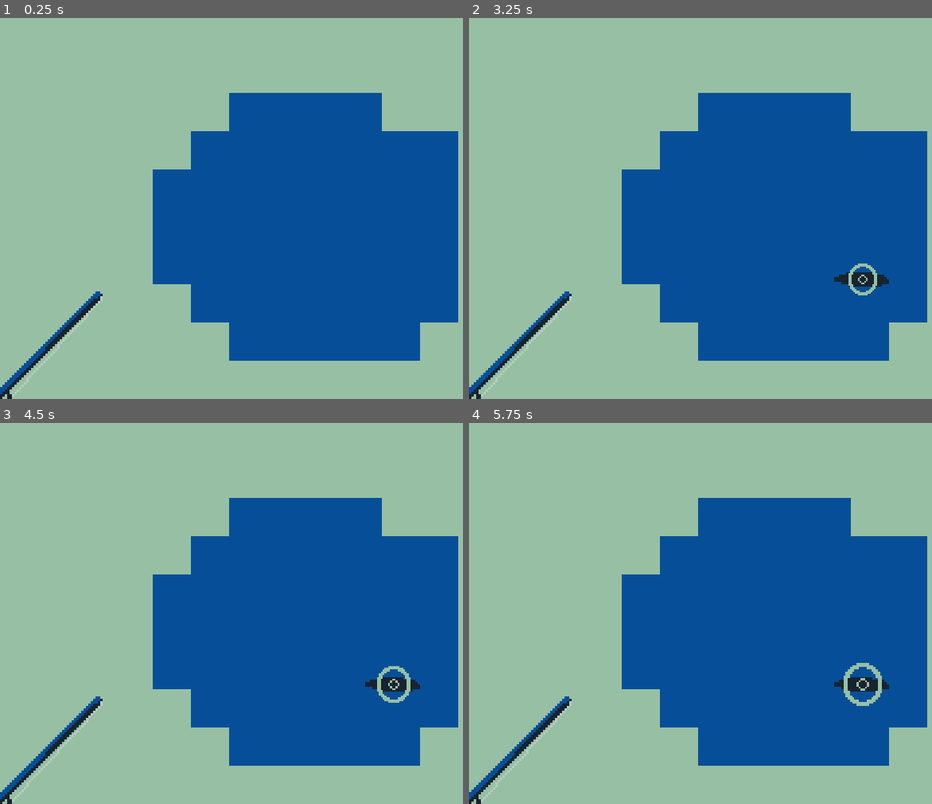
Above: before the commit, frames 1-4 (two rows, left to right).
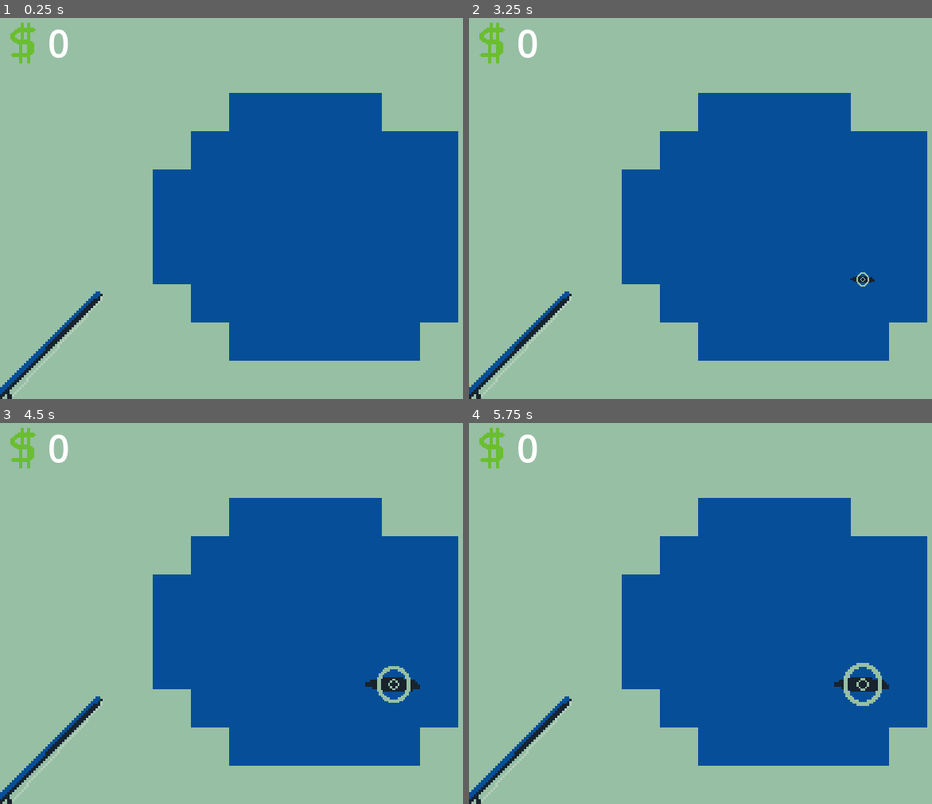
Above: after the commit, the same moments.

Repository: mathew-tran/fish-clicker
Game: Godot game, scene res://Scenes/Main.tscn
Same seed, same stepped clock (60 frames per second), same inputs: the game is played once before the commit and once after it.
Inputs:
- Up to frame 1 (0.25 s): no input
- Up to frame 2 (3.25 s): tap Enter at 0.5, 2 s; tap Space at 1.25, 2.75 s
- Up to frame 3 (4.5 s): no input
- Up to frame 4 (5.75 s): tap Enter at 5 s

The runs differ from the first frame. In frame 1, 0.5% of the frame differs, in the area x 2-15%, y 1-12%; in frame 2, 0.9%, in the area x 2-91%, y 1-73%; in frame 3, 0.5%; in frame 4, 0.5%.

Commit message:
player can get different fish, and get money from collecting fish

Diff:
--- /dev/null
+++ b/fishclicker/Prefabs/UI/MoneyUI.tscn
@@ -0,0 +1,21 @@
+[gd_scene load_steps=3 format=3 uid="uid://cs6oynhlgroby"]
+
+[ext_resource type="Texture2D" uid="uid://b2xdh1xgrnr8j" path="res://Art/Ui/Money.png" id="1_h38pi"]
+[ext_resource type="Script" path="res://Scripts/UI/MoneyUI.gd" id="1_hrhlg"]
+
+[node name="MoneyUI" type="HBoxContainer"]
+offset_right = 48.0
+offset_bottom = 23.0
+theme_override_constants/separation = 0
+script = ExtResource("1_hrhlg")
+
+[node name="TextureRect" type="TextureRect" parent="."]
+custom_minimum_size = Vector2(20, 20)
+layout_mode = 2
+texture = ExtResource("1_h38pi")
+expand_mode = 4
+stretch_mode = 5
+
+[node name="Label" type="Label" parent="."]
+layout_mode = 2
+text = "100"
--- /dev/null
+++ b/fishclicker/Prefabs/UI/PlayerUI.tscn
@@ -0,0 +1,11 @@
+[gd_scene load_steps=3 format=3 uid="uid://duugweocsasug"]
+
+[ext_resource type="PackedScene" uid="uid://cs6oynhlgroby" path="res://Prefabs/UI/MoneyUI.tscn" id="1_ihkin"]
+[ext_resource type="Script" path="res://Scripts/GameManager.gd" id="2_53om5"]
+
+[node name="CanvasLayer" type="CanvasLayer"]
+
+[node name="GameManager" type="Node" parent="." groups=["GameManager"]]
+script = ExtResource("2_53om5")
+
+[node name="MoneyUI" parent="." instance=ExtResource("1_ihkin")]
--- a/fishclicker/Resources/FishData.gd
+++ b/fishclicker/Resources/FishData.gd
@@ -3,6 +3,7 @@
 class_name FishData
 
 enum SIZE {
+	EXTRA_SMALL,
 	SMALL,
 	LARGE
 }
@@ -13,3 +14,4 @@
 @export var FishID = "A000"
 @export var Tugs = 3
 @export var TimeLimit = 5.0
+@export var Cost = 0
--- a/fishclicker/Resources/Levels/Pond/P001_GoldFish.tres
+++ b/fishclicker/Resources/Levels/Pond/P001_GoldFish.tres
@@ -7,7 +7,8 @@
 script = ExtResource("1_clxro")
 FishImage = ExtResource("1_mwbec")
 FishName = "Goldfish"
-FishSize = 0
-FishID = "P000"
+FishSize = 1
+FishID = "P001"
 Tugs = 3
 TimeLimit = 5.0
+Cost = 2
--- /dev/null
+++ b/fishclicker/Resources/Levels/Pond/P002_BlueTang.tres
@@ -0,0 +1,14 @@
+[gd_resource type="Resource" script_class="FishData" load_steps=3 format=3 uid="uid://dgi7idvdqjjto"]
+
+[ext_resource type="Texture2D" uid="uid://bwvwr53baf6bi" path="res://Art/Sprites/Fish/Detail/BlueTang.png" id="1_xq5ce"]
+[ext_resource type="Script" path="res://Resources/FishData.gd" id="2_kgjxv"]
+
+[resource]
+script = ExtResource("2_kgjxv")
+FishImage = ExtResource("1_xq5ce")
+FishName = "Blue Tang"
+FishSize = 0
+FishID = "P002"
+Tugs = 12
+TimeLimit = 10.0
+Cost = 8
--- /dev/null
+++ b/fishclicker/Resources/Levels/Pond/P003_JellyFish.tres
@@ -0,0 +1,14 @@
+[gd_resource type="Resource" script_class="FishData" load_steps=3 format=3 uid="uid://bgub87y8wwqch"]
+
+[ext_resource type="Texture2D" uid="uid://pf5nqcnwn0hf" path="res://Art/Sprites/Fish/Detail/JellyFish.png" id="1_44l0o"]
+[ext_resource type="Script" path="res://Resources/FishData.gd" id="2_6ptyu"]
+
+[resource]
+script = ExtResource("2_6ptyu")
+FishImage = ExtResource("1_44l0o")
+FishName = "Jelly Fish"
+FishSize = 2
+FishID = "P003"
+Tugs = 3
+TimeLimit = 2.0
+Cost = 20
--- a/fishclicker/Scenes/Main.tscn
+++ b/fishclicker/Scenes/Main.tscn
@@ -1,9 +1,14 @@
-[gd_scene load_steps=7 format=3 uid="uid://bl5yukd27xnaw"]
+[gd_scene load_steps=12 format=3 uid="uid://bl5yukd27xnaw"]
 
 [ext_resource type="Texture2D" uid="uid://cmac1n1xjmu75" path="res://Art/Sprites/Environment.png" id="1_ucgu0"]
 [ext_resource type="PackedScene" uid="uid://dh11xq6bpg5aq" path="res://Prefabs/FishingRod.tscn" id="2_5uww4"]
 [ext_resource type="PackedScene" uid="uid://qdxgrfsmk8dm" path="res://Prefabs/SpawnMarker.tscn" id="3_4ctxt"]
 [ext_resource type="PackedScene" uid="uid://danivpwggton7" path="res://Prefabs/FishSpawner.tscn" id="5_q0kc4"]
+[ext_resource type="Script" path="res://Resources/FishData.gd" id="5_r6dp6"]
+[ext_resource type="Resource" uid="uid://byl4nrhgkmfeb" path="res://Resources/Levels/Pond/P001_GoldFish.tres" id="6_1muhm"]
+[ext_resource type="Resource" uid="uid://dgi7idvdqjjto" path="res://Resources/Levels/Pond/P002_BlueTang.tres" id="7_e7tr6"]
+[ext_resource type="Resource" uid="uid://bgub87y8wwqch" path="res://Resources/Levels/Pond/P003_JellyFish.tres" id="8_bg2hj"]
+[ext_resource type="PackedScene" uid="uid://duugweocsasug" path="res://Prefabs/UI/PlayerUI.tscn" id="9_ra0ju"]
 
 [sub_resource type="TileSetAtlasSource" id="TileSetAtlasSource_eykgf"]
 texture = ExtResource("1_ucgu0")
@@ -83,3 +88,8 @@
 position = Vector2(115, 119)
 
 [node name="FishSpawner" parent="." instance=ExtResource("5_q0kc4")]
+CommonPool = Array[ExtResource("5_r6dp6")]([ExtResource("6_1muhm")])
+RarePool = Array[ExtResource("5_r6dp6")]([ExtResource("7_e7tr6")])
+LegendaryPool = Array[ExtResource("5_r6dp6")]([ExtResource("8_bg2hj")])
+
+[node name="CanvasLayer" parent="." instance=ExtResource("9_ra0ju")]
--- /dev/null
+++ b/fishclicker/Scripts/Autoload/Finder.gd
@@ -0,0 +1,4 @@
+extends Node
+
+func GetGameManager():
+	return get_tree().get_nodes_in_group("GameManager")[0]
--- a/fishclicker/Scripts/Fish.gd
+++ b/fishclicker/Scripts/Fish.gd
@@ -15,12 +15,22 @@
 signal Dead
 signal Caught
 
+var FishDataReference : FishData
+
+func _enter_tree():
+	scale = Vector2.ZERO
+	var tween = get_tree().create_tween()
+	tween.tween_property(self, "scale", Vector2.ONE, .3)
+
 func Setup(fishData : FishData):
 	ClickAmount = fishData.Tugs + randi_range(0, 3)
 	$RunAwayTimer.wait_time = fishData.TimeLimit + randf_range(1, 5)
 	$DetailedFish.texture = fishData.FishImage
+	FishDataReference = fishData
 
 	match fishData.FishSize:
+		FishData.SIZE.EXTRA_SMALL:
+			$FishSprite.texture = load("res://Art/Sprites/Fish/ExtraSmall.png")
 		FishData.SIZE.SMALL:
 			$FishSprite.texture = load("res://Art/Sprites/Fish/Small.png")
 		FishData.SIZE.LARGE:
@@ -43,7 +53,12 @@
 				CurrentState = STATE.COMPLETE
 				$FishSprite/AnimationPlayer.stop()
 				$SplashAnim.stop()
+				$DetailedFish.scale = Vector2.ZERO
 				$DetailedFish.visible = true
+				var fishTween = get_tree().create_tween()
+				fishTween.tween_property($DetailedFish, "scale", Vector2.ONE, .1)
+				await fishTween.finished
+				Finder.GetGameManager().AddMoney(FishDataReference.Cost)
 				$SplashAnim.visible = false
 				$FishSprite.visible = false
 				$RunAwayTimer.stop()
@@ -61,6 +76,7 @@
 	return $FishSprite
 
 
+
 func _on_complete_timer_timeout():
 	queue_free()
 
--- a/fishclicker/Scripts/FishSpawner.gd
+++ b/fishclicker/Scripts/FishSpawner.gd
@@ -2,6 +2,9 @@
 
 class_name FishSpawner
 
+@export var CommonPool : Array[FishData]
+@export var RarePool : Array[FishData]
+@export var LegendaryPool : Array[FishData]
 func _ready():
 	DetermineTime()
 
@@ -18,11 +21,22 @@
 	Spawns.shuffle()
 	var newSpawn = Spawns[0].global_position
 	var fishInstance = load("res://Prefabs/Fish.tscn").instantiate() as Fish
-	fishInstance.Setup(load("res://Resources/Levels/Pond/P001_GoldFish.tres"))
+	fishInstance.Setup(GetRandomFish())
 	fishInstance.global_position = newSpawn
 	add_child(fishInstance)
 	fishInstance.Dead.connect(OnFishDead)
 	fishInstance.Caught.connect(OnFishCaught)
+
+func GetRandomFish() -> FishData:
+	var result = randi() % 100
+	if result <= 70:
+		CommonPool.shuffle()
+		return CommonPool[0]
+	if result <= 95:
+		RarePool.shuffle()
+		return RarePool[0]
+	LegendaryPool.shuffle()
+	return LegendaryPool[0]
 
 func OnFishDead():
 	DetermineTime()
--- /dev/null
+++ b/fishclicker/Scripts/GameManager.gd
@@ -0,0 +1,15 @@
+extends Node
+
+class_name GameManager
+
+var Money = 0
+
+signal MoneyUpdate(amount)
+
+func _ready():
+	await get_tree().process_frame
+	AddMoney(0)
+
+func AddMoney(amount):
+	Money += amount
+	MoneyUpdate.emit(Money)
--- /dev/null
+++ b/fishclicker/Scripts/UI/MoneyUI.gd
@@ -0,0 +1,8 @@
+extends HBoxContainer
+
+
+func _ready():
+	Finder.GetGameManager().MoneyUpdate.connect(OnMoneyUpdate)
+
+func OnMoneyUpdate(amount):
+	$Label.text = str(amount)
--- a/fishclicker/project.godot
+++ b/fishclicker/project.godot
@@ -15,6 +15,10 @@
 config/features=PackedStringArray("4.3", "Forward Plus")
 config/icon="res://icon.svg"
 
+[autoload]
+
+Finder="*res://Scripts/Autoload/Finder.gd"
+
 [display]
 
 window/size/viewport_width=240
Binary file added: fishclicker/Art/Sprites/Fish/Detail/BlueTang.png
Not shown, added: fishclicker/Art/Sprites/Fish/Detail/BlueTang.png.import
Binary file added: fishclicker/Art/Sprites/Fish/Detail/JellyFish.png
Not shown, added: fishclicker/Art/Sprites/Fish/Detail/JellyFish.png.import
Binary file added: fishclicker/Art/Sprites/Fish/ExtraSmall.png
Not shown, added: fishclicker/Art/Sprites/Fish/ExtraSmall.png.import
Binary file added: fishclicker/Art/Ui/Money.png
Not shown, added: fishclicker/Art/Ui/Money.png.import
